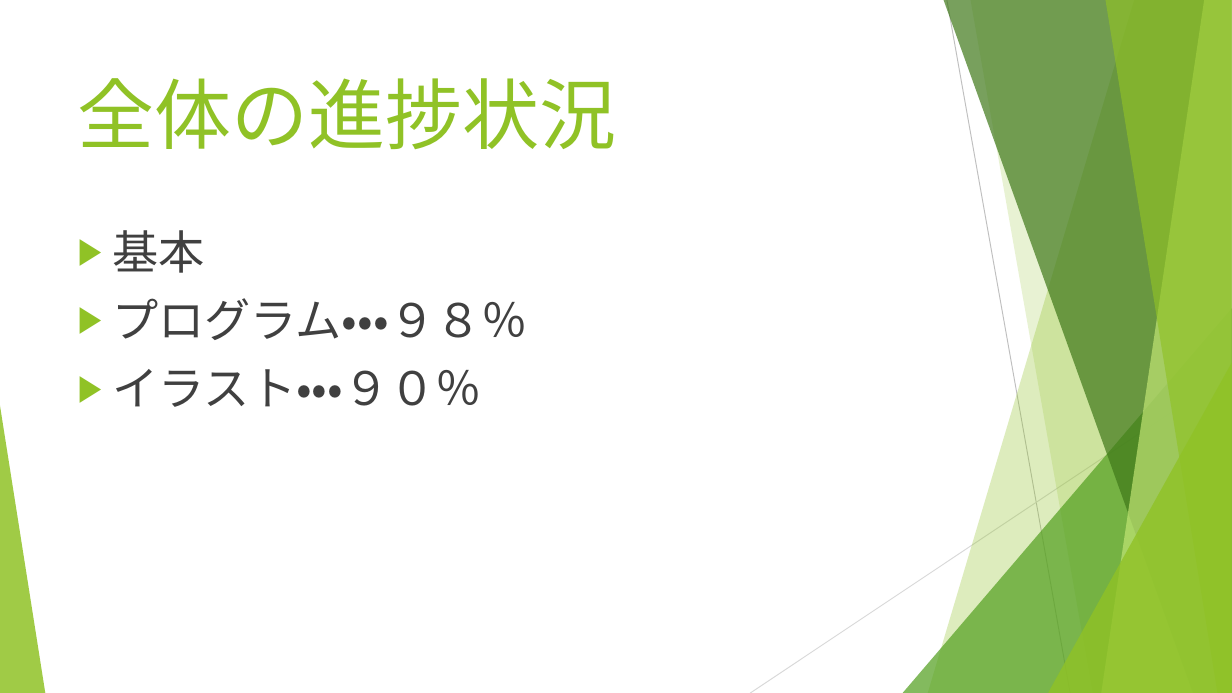
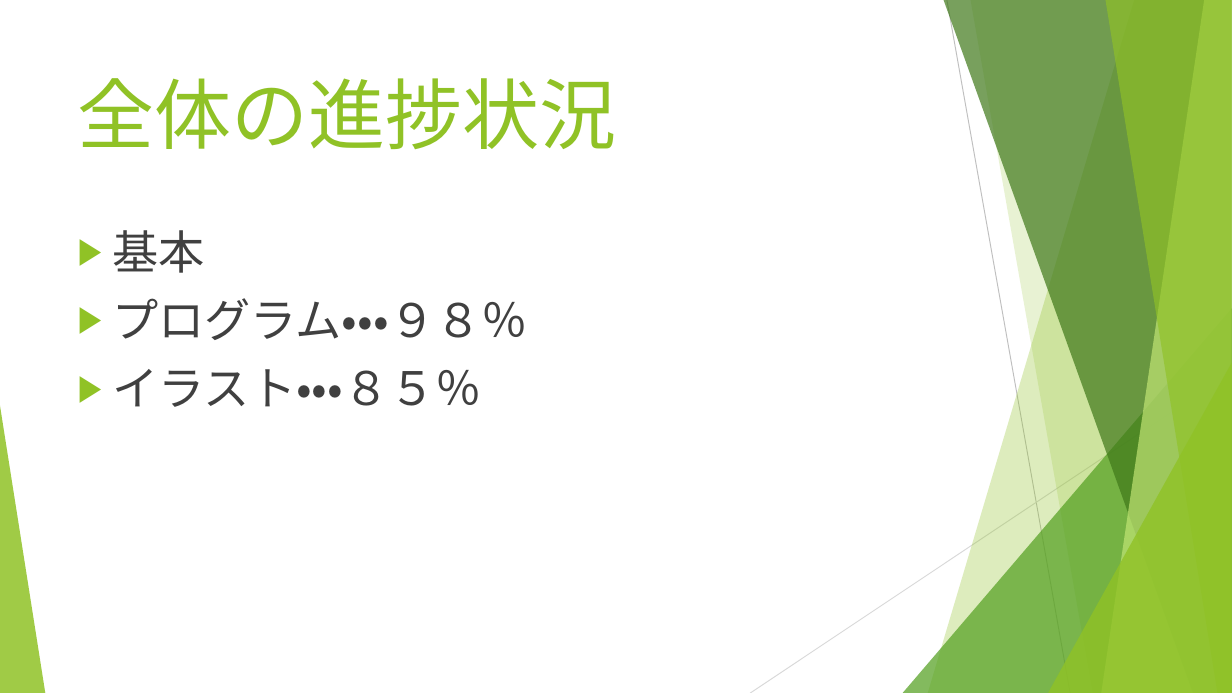
Before and after one commit to incho/MobileApp, a slide deck: slide 4 of スライド/実験４_1219.pptx. Drawn at 1232x693 pixels with LibreOffice and Linux fonts; fonts in the diff are those of the drawing. Boxes give left, top, right and bottom in pixels: in the first picture for what was removed or moved away, otherwise in the second. Text is boxed around its words. In the diff, an @@ line names an element or a change of style, - is before the commit and + after.

Commit message:
pp

```diff
--- a/スライド/実験４_1219.pptx
+++ b/スライド/実験４_1219.pptx
@@ text at [112, 369, 482, 407]: text changed @@
-▶ イラスト・・・９０％
+▶ イラスト・・・８５％
```
